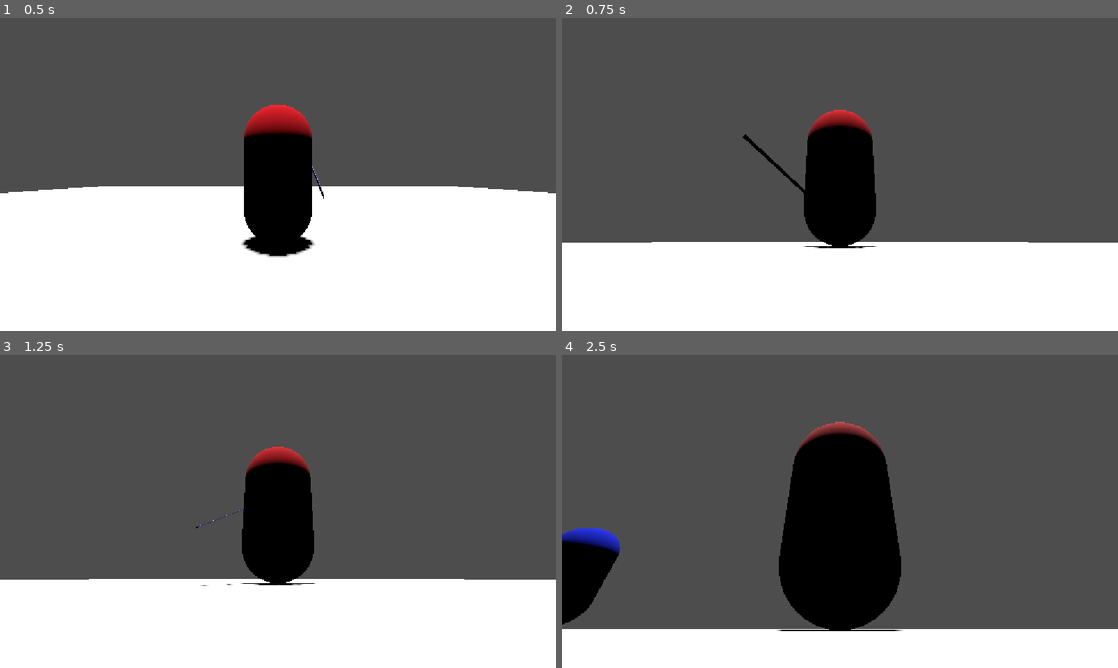
Above: before the commit, frames 1-4 (two rows, left to right).
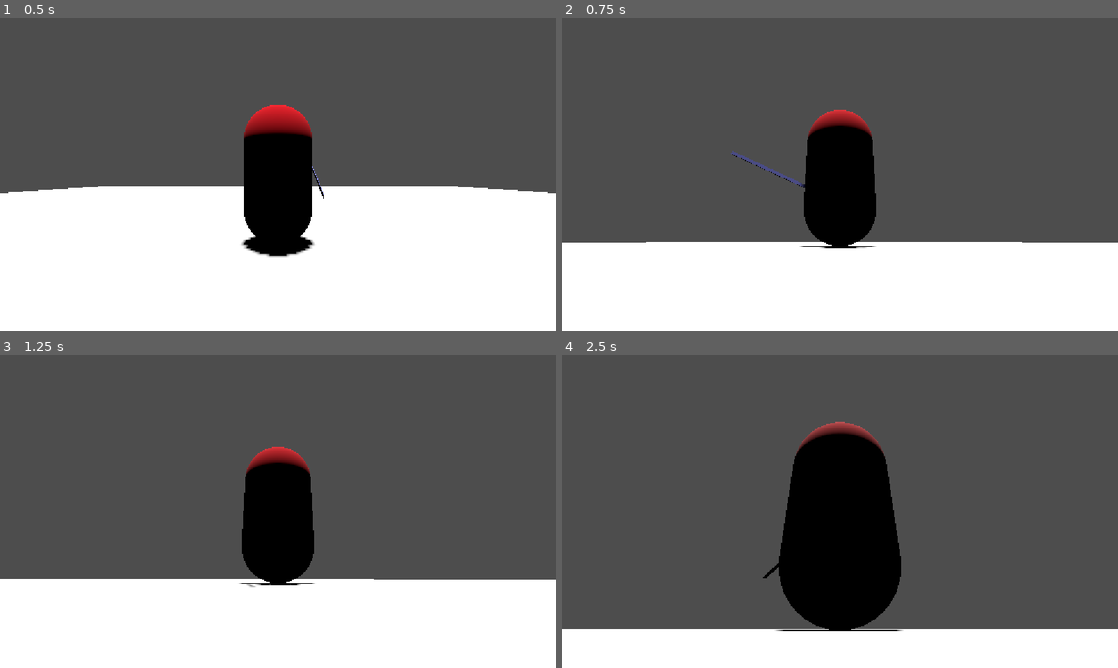
Above: after the commit, the same moments.

Repository: Gabaghooul/Dark-of-Curseness
Game: Godot game, scene res://main.tscn
Same seed, same stepped clock (60 frames per second), same inputs: the game is played once before the commit and once after it.
Inputs (mouse positions are in pixels of both pictures, inside the frame that each line leads up to):
- Up to frame 1 (0.5 s): no input
- Up to frame 2 (0.75 s): tap Enter at 0.5 s; move the mouse to (962, 158) at 0.52 s; hold D (move_right) from 0.53 s (still down); click (962, 158) at 0.6 s
- Up to frame 3 (1.25 s): keep holding D (move_right)
- Up to frame 4 (2.5 s): move the mouse to (728, 527) at 1.27 s; release D (move_right) at 1.28 s; hold S (move_back) 1.28-2.03 s; click (728, 527) at 1.35 s; move the mouse to (895, 442) at 2.02 s; hold D (move_right) from 2.03 s (still down); click (895, 442) at 2.1 s

Frame 1 is identical in both runs. In frame 2, 0.3% of the frame differs, in the area x 15-84%, y 37-74%; in frame 3, 0.1%; in frame 4, 2.3%, in the area x 0-61%, y 55-89%.

Commit message:
Hit logic moved to Weapon. Animation-based hitbox for Weapon.

Diff:
--- a/enemy.gd
+++ b/enemy.gd
@@ -1,13 +1,11 @@
 extends CharacterBody3D
 
-@onready var hp = 100
+@export var hp = 100
 
-func _on_hurtbox_area_entered(area: Area3D):
-	take_damage()
-
-func take_damage():
+func take_damage(damage):
 	if hp > 0:
-		hp -= 10
+		hp -= damage
 		print("Enemy hit: ", hp, "/", 100)
 	if hp <= 0:
+		queue_free()
 		print("Enemy dead")
--- a/enemy.tscn
+++ b/enemy.tscn
@@ -28,5 +28,3 @@
 [node name="CollisionShape3D" type="CollisionShape3D" parent="Hurtbox" unique_id=1522519736]
 shape = SubResource("CapsuleShape3D_lhlqy")
 debug_color = Color(0.9408043, 1.0396242e-05, 0.6155819, 0.41960785)
-
-[connection signal="area_entered" from="Hurtbox" to="." method="_on_hurtbox_area_entered"]
--- a/player.gd
+++ b/player.gd
@@ -1,7 +1,4 @@
 extends CharacterBody3D
-
-signal attack
-signal finish_attack
 
 @export var speed = 14
 @export var acceleration = 4.0
@@ -38,10 +35,7 @@
 	if Input.is_action_just_pressed("attack"):
 		state = "ATTACK"
 		velocity = Vector3.ZERO
-		await get_tree().create_timer(0.2).timeout
-		emit_signal("attack")
-		await get_tree().create_timer(0.35).timeout
-		emit_signal("finish_attack")
+		$WeaponSlot/Weapon.attack()
 		reset_state()
 
 func reset_state():
--- a/player.tscn
+++ b/player.tscn
@@ -32,6 +32,3 @@
 
 [node name="Weapon" parent="WeaponSlot" unique_id=72729195 instance=ExtResource("2_onrkg")]
 transform = Transform3D(1, 0, 0, 0, 0.4143343, 0.9101248, 0, -0.9101248, 0.4143343, 0.6326531, 0, -0.49244657)
-
-[connection signal="attack" from="." to="WeaponSlot/Weapon" method="attack"]
-[connection signal="finish_attack" from="." to="WeaponSlot/Weapon" method="finish_attack"]
--- a/weapon.gd
+++ b/weapon.gd
@@ -1,8 +1,20 @@
 extends Node3D
 
+@export var damage = 10
+var connected_hits = []
+
 func attack():
-	$VisualPivot/Hitbox.set_deferred("monitorable", true)
+	connected_hits = []
 	$AnimationPlayer.play("swing")
 
+func enable_hitbox():
+	$VisualPivot/Hitbox.set_deferred("monitoring", true)
+
 func finish_attack():
-	$VisualPivot/Hitbox.set_deferred("monitorable", false)
+	$VisualPivot/Hitbox.set_deferred("monitoring", false)
+
+func _on_hitbox_area_entered(area: Area3D) -> void:
+	var enemy = area.get_parent()
+	if enemy.has_method("take_damage") && !connected_hits.has(enemy):
+		enemy.take_damage(damage)
+		connected_hits.append(enemy)
--- a/weapon.tscn
+++ b/weapon.tscn
@@ -38,6 +38,23 @@
 tracks/1/interp = 1
 tracks/1/loop_wrap = true
 tracks/1/keys = PackedFloat32Array(0, 1, 0, 0, 0, 0.2, 1, 0, 0, -0.09244496, 0.56666666, 1, -0.7773973, 0, -0.09013383, 0.8, 1, 0, 0, 0)
+tracks/2/type = "method"
+tracks/2/imported = false
+tracks/2/enabled = true
+tracks/2/path = NodePath("..")
+tracks/2/interp = 1
+tracks/2/loop_wrap = true
+tracks/2/keys = {
+"times": PackedFloat32Array(0.2, 0.56666666),
+"transitions": PackedFloat32Array(1, 1),
+"values": [{
+"args": [],
+"method": &"enable_hitbox"
+}, {
+"args": [],
+"method": &"finish_attack"
+}]
+}
 
 [sub_resource type="AnimationLibrary" id="AnimationLibrary_8xwfw"]
 _data = {
@@ -55,6 +72,7 @@
 transform = Transform3D(0.99999994, 0, 0, 0, 0.9999998, 0, 0, 0, 0.9999999, 0, 0, 0)
 collision_layer = 8
 collision_mask = 64
+monitoring = false
 monitorable = false
 
 [node name="CollisionShape3D" type="CollisionShape3D" parent="VisualPivot/Hitbox" unique_id=1972219281]
@@ -68,3 +86,5 @@
 [node name="AnimationPlayer" type="AnimationPlayer" parent="." unique_id=2028772894]
 root_node = NodePath("../VisualPivot")
 libraries/ = SubResource("AnimationLibrary_8xwfw")
+
+[connection signal="area_entered" from="VisualPivot/Hitbox" to="." method="_on_hitbox_area_entered"]
